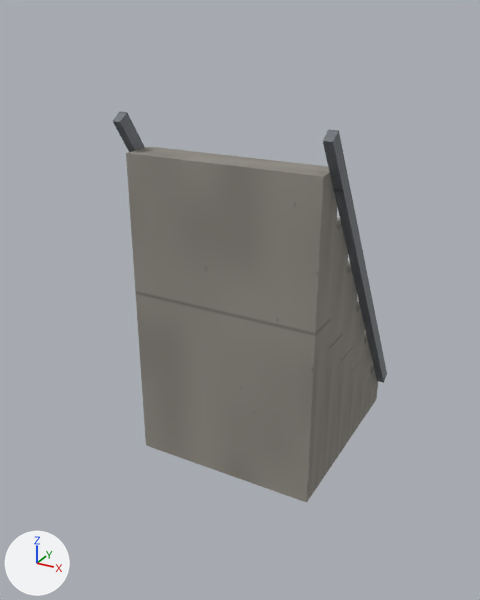
What one commit did to the glTF model public/assets/models/buildings/stairs.glb.
One viewpoint serves both versions: a camera (50 mm lens) standing at (1.35, -2.76, 2.06) and looking at (0.0, -0.31, 0.84). Arrows for +X, +Y and +Z are at lower left; the lights stay in place. The first picture is the older version. Where no turn or scale is listed for an object, it has been applied to the vertices. Vertices at exactly the same position are counted once.

The older version as bpy lines, for what is in view:
```python
ob_rail_l = bpy.data.objects.new('rail_l', me_mesh_6)
ob_rail_l.location = (-0.47, 0.0, 0.9)
ob_rail_r = bpy.data.objects.new('rail_r', me_mesh_7)
ob_rail_r.location = (0.47, 0.0, 0.9)
ob_step_0 = bpy.data.objects.new('step_0', me_mesh_0)
ob_step_0.location = (0.0, 0.417, 0.125)
ob_step_1 = bpy.data.objects.new('step_1', me_mesh_1)
ob_step_1.location = (0.0, 0.25, 0.25)
ob_step_2 = bpy.data.objects.new('step_2', me_mesh_2)
ob_step_2.location = (0.0, 0.083, 0.375)
ob_step_3 = bpy.data.objects.new('step_3', me_mesh_3)
ob_step_3.location = (0.0, -0.083, 0.5)
ob_step_4 = bpy.data.objects.new('step_4', me_mesh_4)
ob_step_4.location = (0.0, -0.25, 0.625)
ob_step_5 = bpy.data.objects.new('step_5', me_mesh_5)
ob_step_5.location = (0.0, -0.417, 0.75)
```
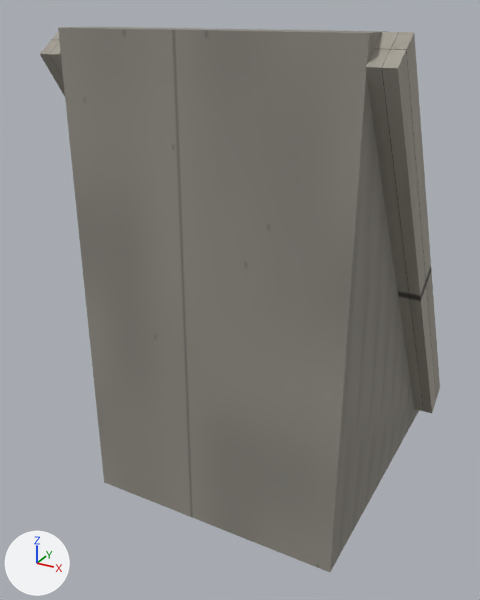
The newer file is also rescaled (x0.75), turned or shifted as a whole; pictures and numbers use the older file's frame.

Location of each change, (x1, y1, x2, y2) in pixels of the pictures (480 x 600 px):
'step_7', added
    after: (58, 27, 387, 572)
'step_5', reshaped
    before: (126, 146, 337, 503)
    after: (359, 213, 394, 519)
'kerb_r', added
    after: (366, 32, 440, 414)
'step_4', reshaped
    before: (321, 217, 348, 481)
    after: (371, 269, 400, 497)
'step_6', added
    after: (345, 151, 386, 545)
'rail_r', deleted
    before: (323, 129, 387, 383)
'step_3', reshaped
    before: (334, 261, 357, 462)
    after: (382, 311, 405, 477)
'step_2', reshaped
    before: (346, 298, 365, 444)
    after: (393, 346, 410, 457)
'step_1', reshaped
    before: (357, 331, 372, 427)
    after: (402, 378, 414, 441)
'kerb_l', added
    after: (40, 27, 65, 96)
'rail_l', deleted
    before: (113, 111, 145, 152)
'step_0', reshaped (mostly hidden afterwards)
    before: (367, 361, 378, 413)
    after: (411, 404, 419, 424)

Patch to the scene script:
```diff
--- a/public/assets/models/buildings/stairs.glb.py
+++ b/public/assets/models/buildings/stairs.glb.py
@@ me_mesh_0 @@
-me_mesh_0.from_pydata(...)  # 8 vertices, 12 faces; spans x -0.45..0.45, y -0.083..0.083, z -0.125..0.125
+me_mesh_0.from_pydata(...)  # 8 vertices, 12 faces; spans x -0.45..0.697, y -0.083..0.083, z -0.125..0.125
+# me_mesh_0 part 1
+# 4 vertices are removed from x 0.45, y -0.083..0.083, z -0.125..0.125
+# 12 faces are deleted
+# 4 vertices are added at (0.697, -0.083, -0.125), (0.697, -0.083, 0.125), (0.697, 0.083, -0.125), (0.697, 0.083, 0.125)
+# 12 new faces join them
 me_mesh_0.materials.append(mat_env_concrete)
@@ me_mesh_1 @@
-me_mesh_1.from_pydata(...)  # 8 vertices, 12 faces; spans x -0.45..0.45, y -0.083..0.083, z -0.25..0.25
+me_mesh_1.from_pydata(...)  # 8 vertices, 12 faces; spans x -0.45..0.697, y -0.083..0.083, z -0.25..0.25
+# me_mesh_1 part 2
+# 4 vertices are removed from x 0.45, y -0.083..0.083, z -0.25..0.25
+# 12 faces are deleted
+# 4 vertices are added at (0.697, -0.083, -0.25), (0.697, -0.083, 0.25), (0.697, 0.083, -0.25), (0.697, 0.083, 0.25)
+# 12 new faces join them
 me_mesh_1.materials.append(mat_env_concrete)
@@ me_mesh_2 @@
-me_mesh_2.from_pydata(...)  # 8 vertices, 12 faces; spans x -0.45..0.45, y -0.083..0.083, z -0.375..0.375
+me_mesh_2.from_pydata(...)  # 8 vertices, 12 faces; spans x -0.45..0.697, y -0.083..0.083, z -0.375..0.375
+# me_mesh_2 part 3
+# 4 vertices are removed from x 0.45, y -0.083..0.083, z -0.375..0.375
+# 12 faces are deleted
+# 4 vertices are added at (0.697, -0.083, -0.375), (0.697, -0.083, 0.375), (0.697, 0.083, -0.375), (0.697, 0.083, 0.375)
+# 12 new faces join them
 me_mesh_2.materials.append(mat_env_concrete)
@@ me_mesh_3 @@
-me_mesh_3.from_pydata(...)  # 8 vertices, 12 faces; spans x -0.45..0.45, y -0.083..0.083, z -0.5..0.5
+me_mesh_3.from_pydata(...)  # 8 vertices, 12 faces; spans x -0.45..0.697, y -0.083..0.083, z -0.5..0.5
+# me_mesh_3 part 4
+# 4 vertices are removed from x 0.45, y -0.083..0.083, z -0.5..0.5
+# 12 faces are deleted
+# 4 vertices are added at (0.697, -0.083, -0.5), (0.697, -0.083, 0.5), (0.697, 0.083, -0.5), (0.697, 0.083, 0.5)
+# 12 new faces join them
 me_mesh_3.materials.append(mat_env_concrete)
@@ me_mesh_4 @@
-me_mesh_4.from_pydata(...)  # 8 vertices, 12 faces; spans x -0.45..0.45, y -0.083..0.083, z -0.625..0.625
+me_mesh_4.from_pydata(...)  # 8 vertices, 12 faces; spans x -0.45..0.697, y -0.083..0.083, z -0.625..0.625
+# me_mesh_4 part 5
+# 4 vertices are removed from x 0.45, y -0.083..0.083, z -0.625..0.625
+# 12 faces are deleted
+# 4 vertices are added at (0.697, -0.083, -0.625), (0.697, -0.083, 0.625), (0.697, 0.083, -0.625), (0.697, 0.083, 0.625)
+# 12 new faces join them
 me_mesh_4.materials.append(mat_env_concrete)
@@ me_mesh_5 @@
-me_mesh_5.from_pydata(...)  # 8 vertices, 12 faces; spans x -0.45..0.45, y -0.08..0.08, z -0.75..0.75
+me_mesh_5.from_pydata(...)  # 8 vertices, 12 faces; spans x -0.45..0.7, y -0.08..0.08, z -0.75..0.75
+# me_mesh_5 part 6
+# 4 vertices are removed from x 0.45, y -0.08..0.08, z -0.75..0.75
+# 12 faces are deleted
+# 4 vertices are added at (0.7, -0.08, -0.75), (0.7, -0.08, 0.75), (0.7, 0.08, -0.75), (0.7, 0.08, 0.75)
+# 12 new faces join them
 me_mesh_5.materials.append(mat_env_concrete)
@@ ob_rail_l @@
-ob_rail_l = bpy.data.objects.new('rail_l', me_mesh_6)
@@ ob_rail_r @@
-ob_rail_r = bpy.data.objects.new('rail_r', me_mesh_7)
@@ ob_kerb_r @@
+ob_kerb_r = bpy.data.objects.new('kerb_r', me_kerb_r)  # 8 vertices, 12 faces; spans x -0.05..0.05, y -0.68..0.68, z -0.96..0.96; in mat_env_sidewalk (picture img_env_atlas_albedo_png)
+ob_kerb_r.location = (0.743, -0.167, 1.04)
@@ ob_kerb_l @@
+ob_kerb_l = bpy.data.objects.new('kerb_l', me_kerb_r.copy())
+ob_kerb_l.location = (-0.497, -0.167, 1.04)
@@ ob_step_7 @@
+ob_step_7 = bpy.data.objects.new('step_7', me_step_7)  # a box spanning x -0.57..0.57, y -0.08..0.08, z -1.0..1.0; in mat_env_concrete (picture img_env_atlas_albedo_png)
+ob_step_7.location = (0.123, -0.75, 1.0)
@@ ob_step_6 @@
+ob_step_6 = bpy.data.objects.new('step_6', me_step_6)  # a box spanning x -0.57..0.57, y -0.08..0.08, z -0.87..0.87; in mat_env_concrete (picture img_env_atlas_albedo_png)
+ob_step_6.location = (0.123, -0.583, 0.875)
```
